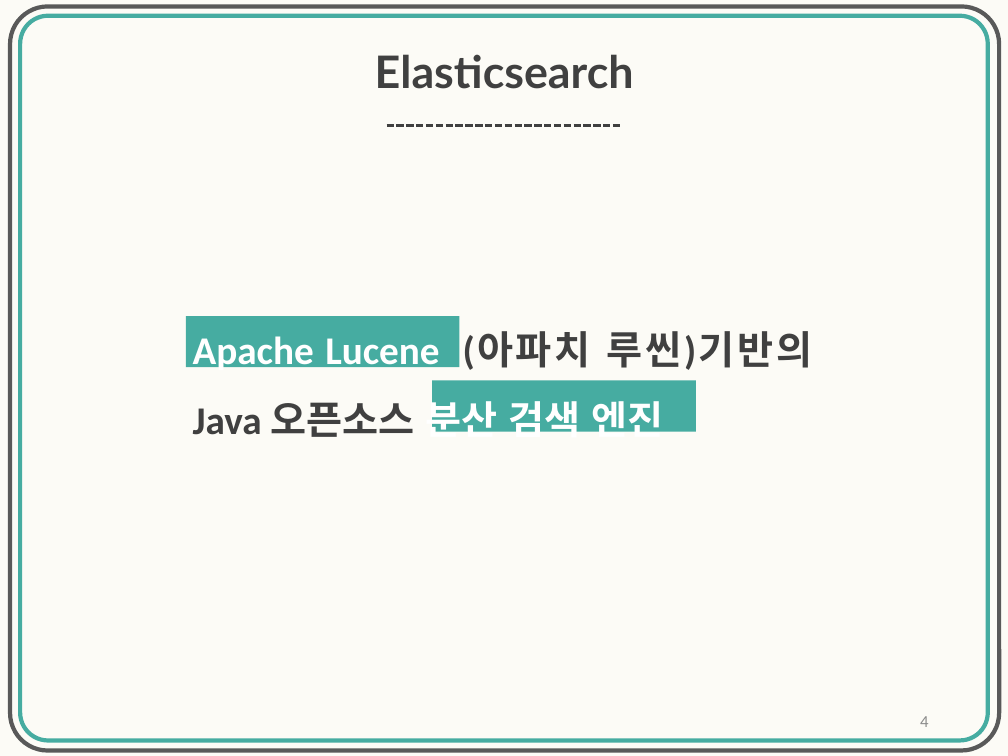
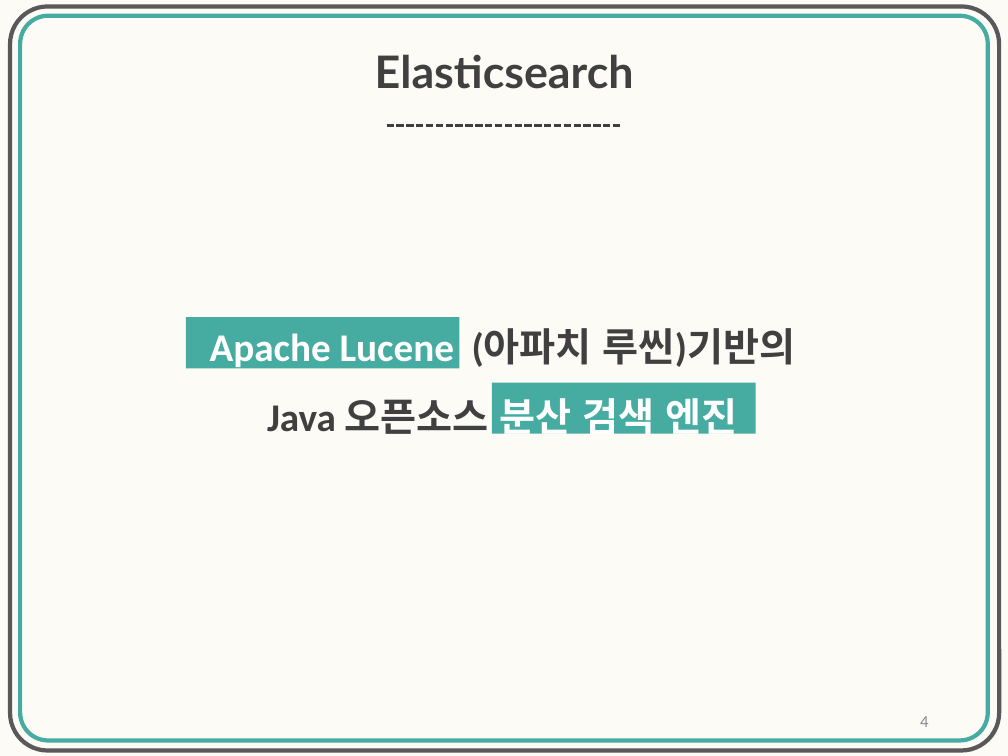
Before and after one commit to ToTo-Mo/Elasticsearch-Tutorial, a slide deck: slide 4 of Elasticsearch 기초 다지기.pptx. Drawn at 1008x756 pixels with LibreOffice and Linux fonts; fonts in the diff are those of the drawing. Boxes give left, top, right and bottom in pixels: in the first picture for what was removed or moved away, otherwise in the second. Text is boxed around its words. In the diff, an @@ line names an element or a change of style, - is before the commit and + after.

```diff
--- a/Elasticsearch 기초 다지기.pptx
+++ b/Elasticsearch 기초 다지기.pptx
@@ text "Apache Lucene (아파치 루씬)기반의 Java ..." at <box>210,328,795,442</box>: alignment justified to centre; vertical alignment top to middle @@
@@ rectangle: place and size @@
-rectangle at <box>432,380,697,431</box>
+rectangle at <box>492,383,756,434</box>
```
Also in this commit, not shown: 4 other slides changed, 1 slide added.
